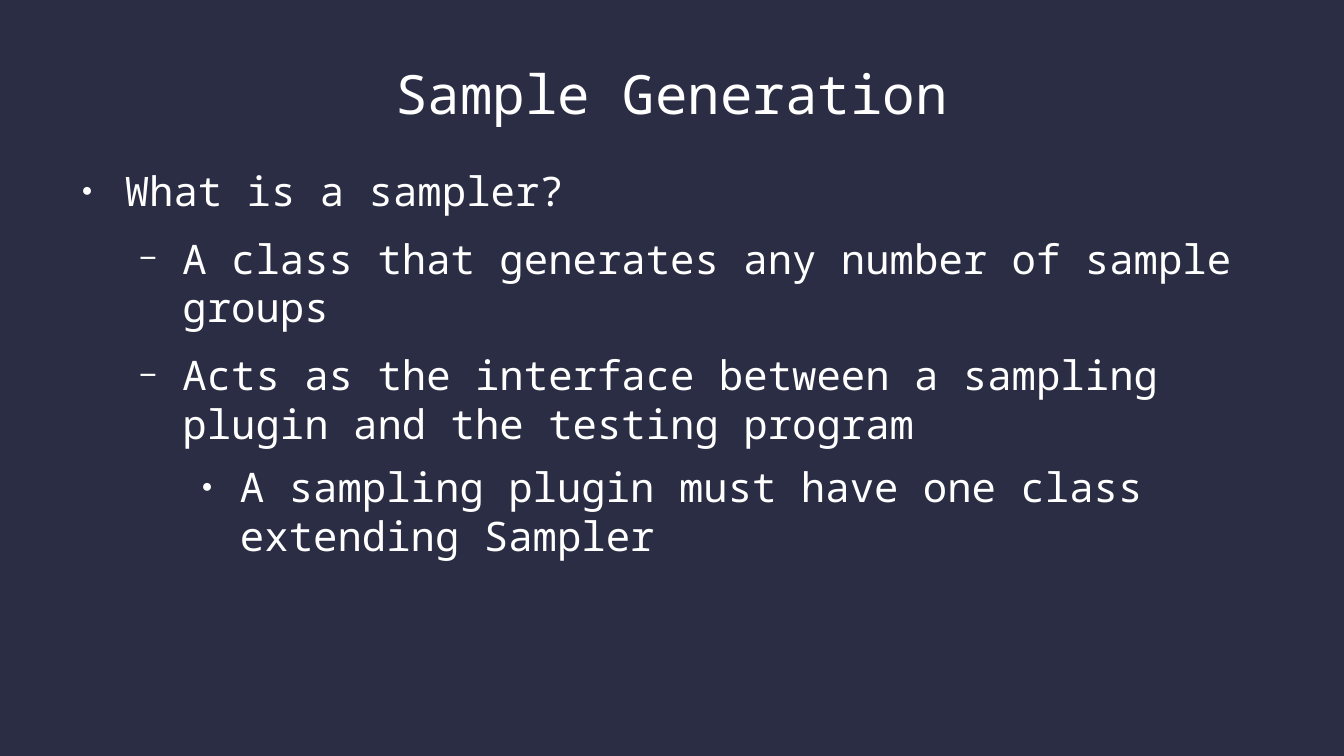
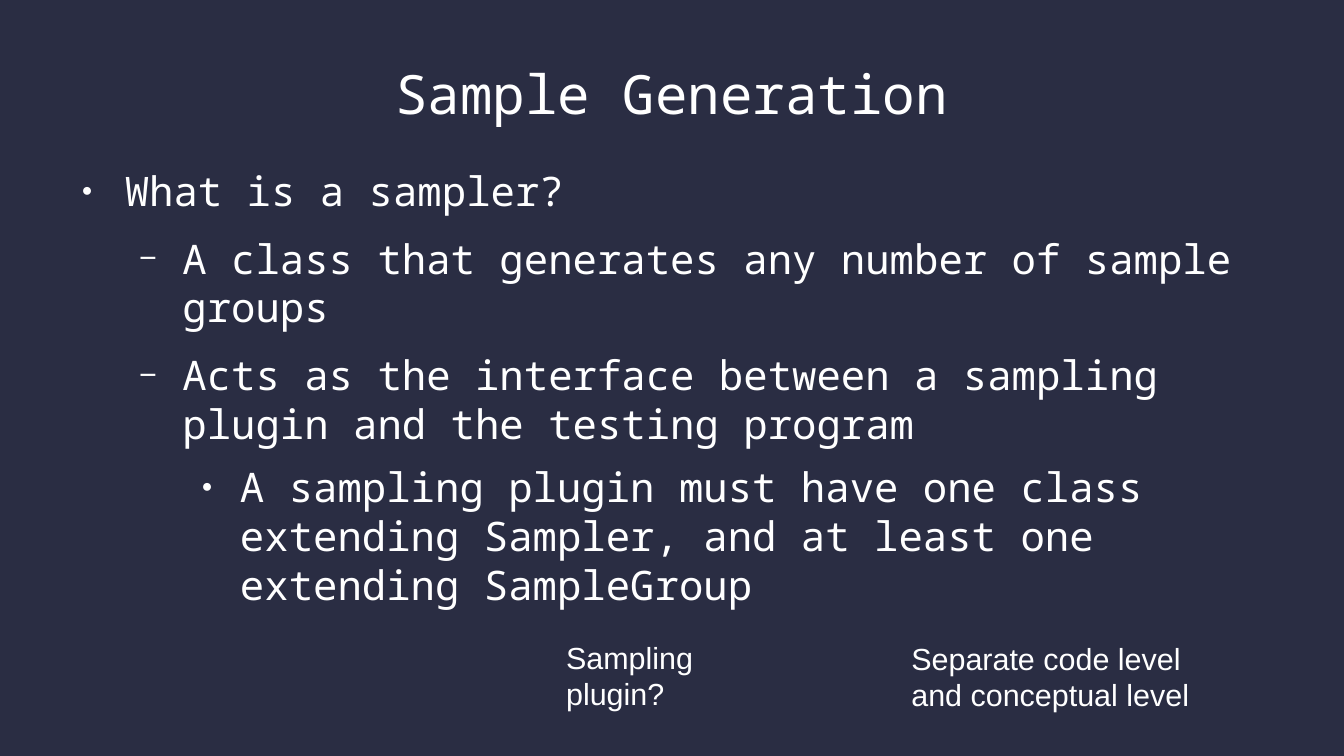
Before and after one commit to SamAllen06/lake_temp_work, a slide deck: slide 13 of documentation/lake_temperature.odp (slide 14 before the commit). Drawn at 1344x756 pixels with LibreOffice and Linux fonts; fonts in the diff are those of the drawing. Boxes give left, top, right and bottom in pixels: in the first picture for what was removed or moved away, otherwise in the second. Text is boxed around its words. In the diff, an @@ line names an element or a change of style, - is before the commit and + after.

Commit message:
Start working towards netcdf output plugin

```diff
--- a/documentation/lake_temperature.odp
+++ b/documentation/lake_temperature.odp
@@ text at (x1=240, y1=471, x2=1143, y2=610): text changed @@
-    ● A sampling plugin must have one class extending Sampler
+    ● A sampling plugin must have one class extending Sampler, and at least one extending SampleGroup
@@ text added at (x1=566, y1=647, x2=693, y2=711), 18 pt, text #FFFFFF @@
+Sampling plugin?
@@ text added at (x1=911, y1=648, x2=1189, y2=712), 18 pt, text #FFFFFF @@
+Separate code level and conceptual level
```
Also in this commit, not shown: 14 other slides changed, 1 slide added, 1 slide removed, 4 other files.
